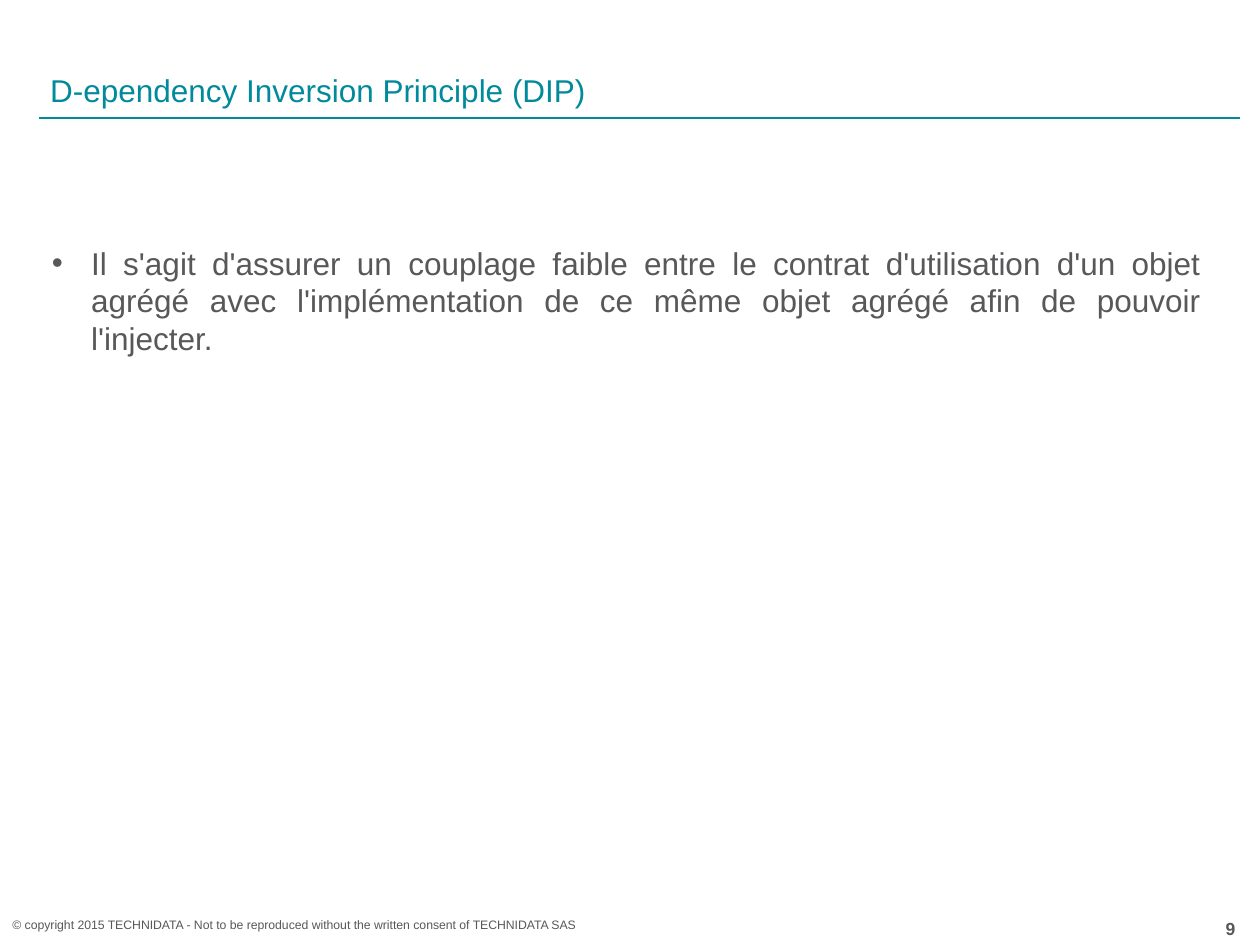
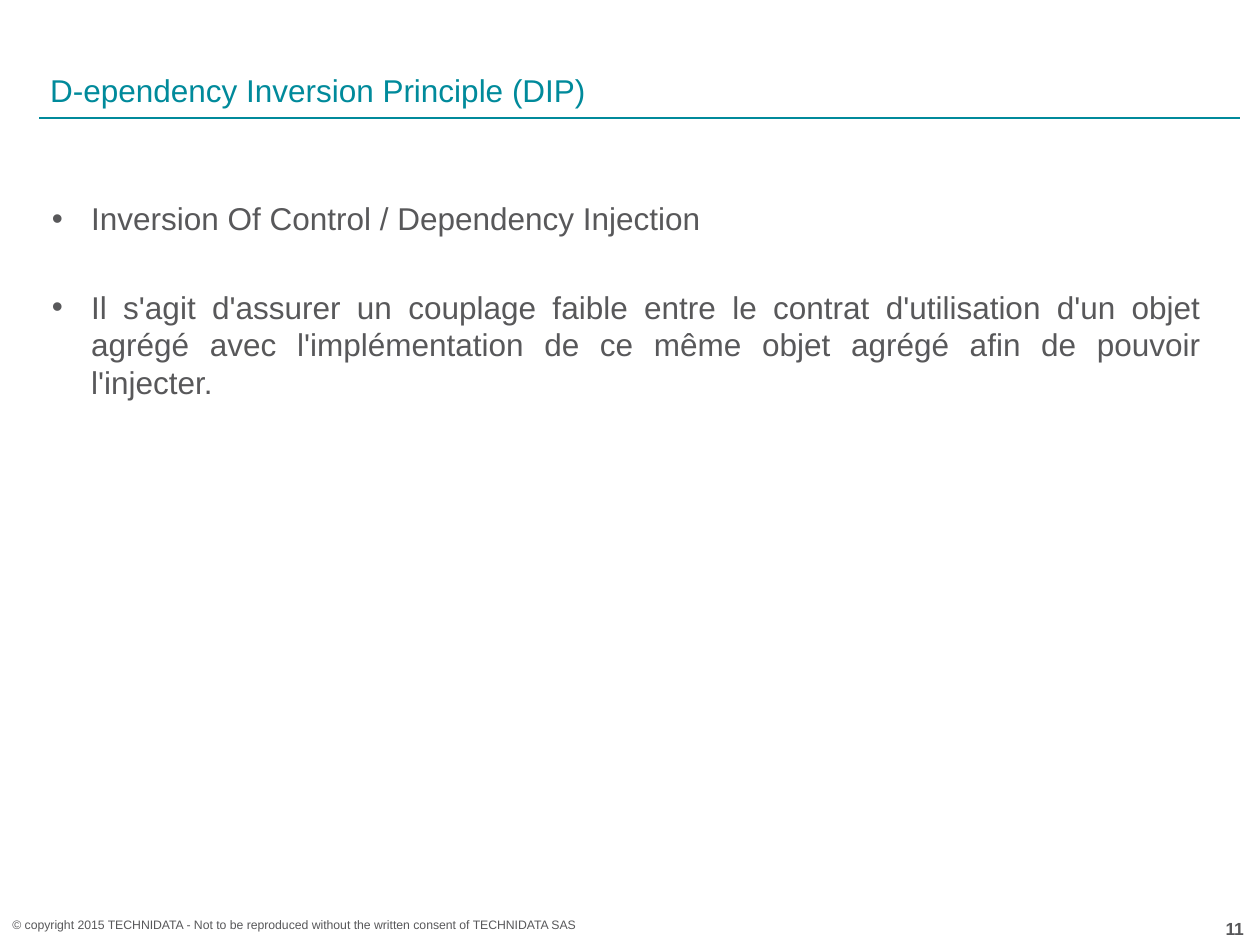
Before and after one commit to acoudene/ObjectCalisthenics, a slide deck: slide 11 of ObjectCalisthenics.pptx (slide 9 before the commit). Drawn at 1260x945 pixels with LibreOffice and Linux fonts; fonts in the diff are those of the drawing; background and template pictures are left out. Boxes give left, top, right and bottom in pixels: in the first picture for what was removed or moved away, otherwise in the second. Text is boxed around its words. In the diff, an @@ line names an element or a change of style, - is before the commit and + after.

```diff
--- a/ObjectCalisthenics.pptx
+++ b/ObjectCalisthenics.pptx
@@ text at (91,207,700,236): paragraph added @@
+• Inversion Of Control / Dependency Injection
@@ page number at (1226,923,1244,935): text changed @@
-9
+11
```
Also in this commit, not shown: 6 other slides changed, 3 slides added.
